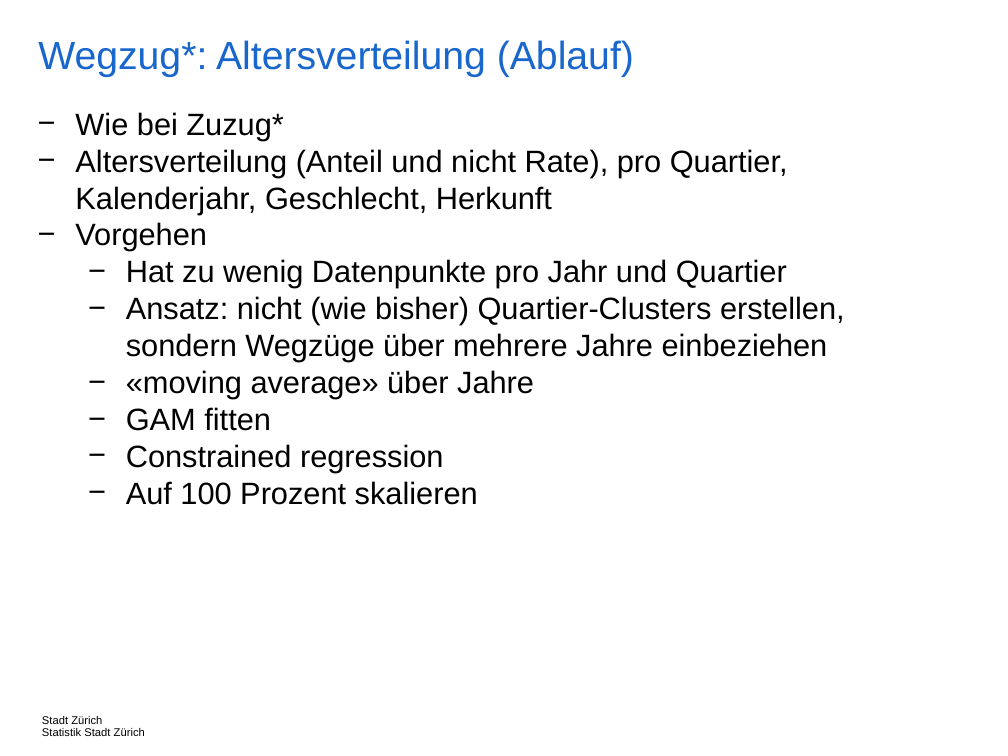
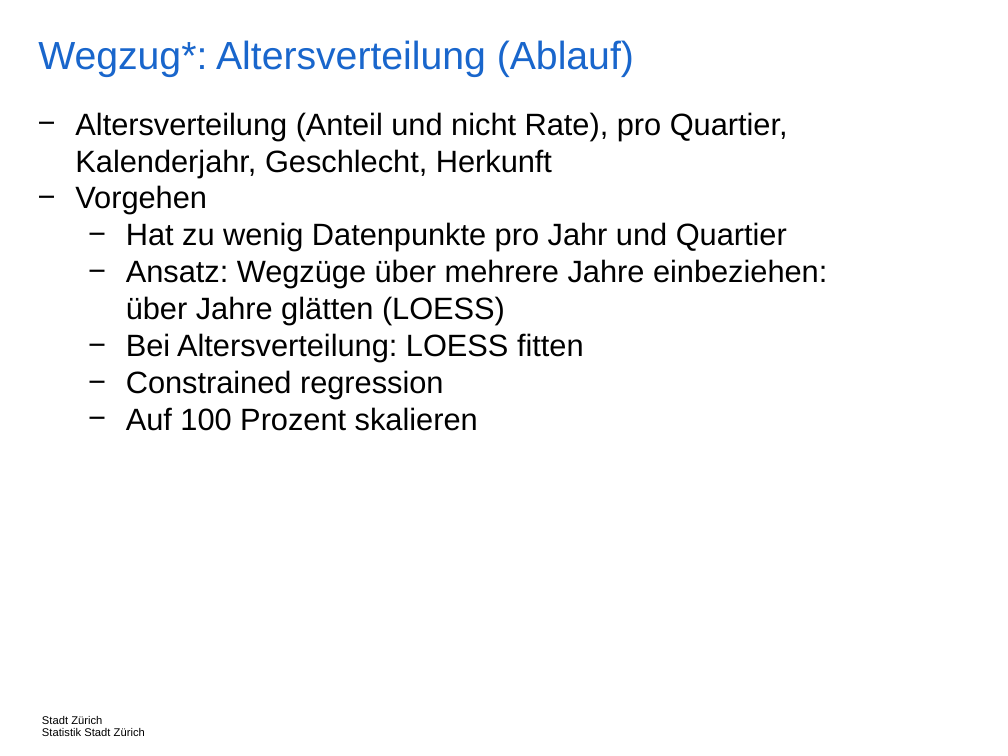
Before and after one commit to StatistikStadtZuerich/BevSzen, a slide deck: slide 42 of 2020phase2/5_Documentation/Concepts.pptx. Drawn at 1008x756 pixels with LibreOffice and Linux fonts; fonts in the diff are those of the drawing. Boxes give left, top, right and bottom in pixels: in the first picture for what was removed or moved away, otherwise in the second. Text is boxed around its words. In the diff, an @@ line names an element or a change of style, - is before the commit and + after.

```diff
--- a/2020phase2/5_Documentation/Concepts.pptx
+++ b/2020phase2/5_Documentation/Concepts.pptx
@@ text at box(75, 112, 283, 140): paragraph removed @@
-− Wie bei Zuzug*
@@ text at box(126, 259, 827, 362): text changed @@
-  − Ansatz: nicht (wie bisher) Quartier-Clusters erstellen, sondern Wegzüge über mehrere Jahre einbeziehen
-  − «moving average» über Jahre
-  − GAM fitten
+  − Ansatz: Wegzüge über mehrere Jahre einbeziehen: über Jahre glätten (LOESS)
+  − Bei Altersverteilung: LOESS fitten
```
Also in this commit, not shown: 12 other slides changed, 4 other files.
